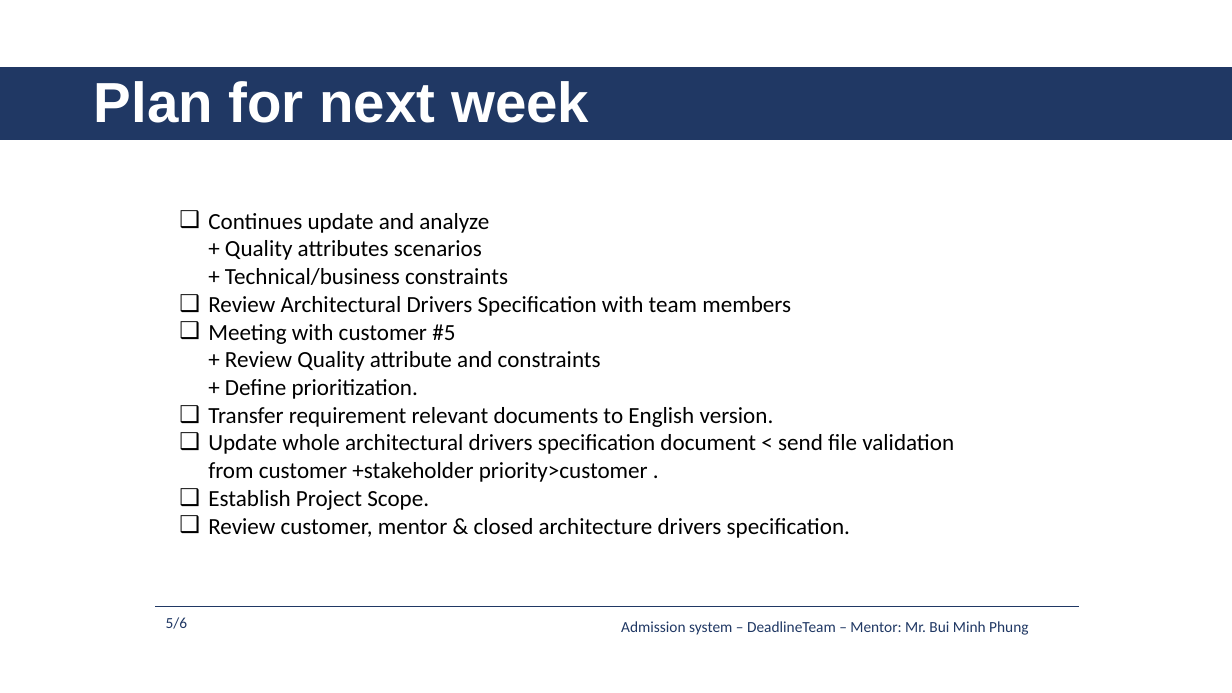
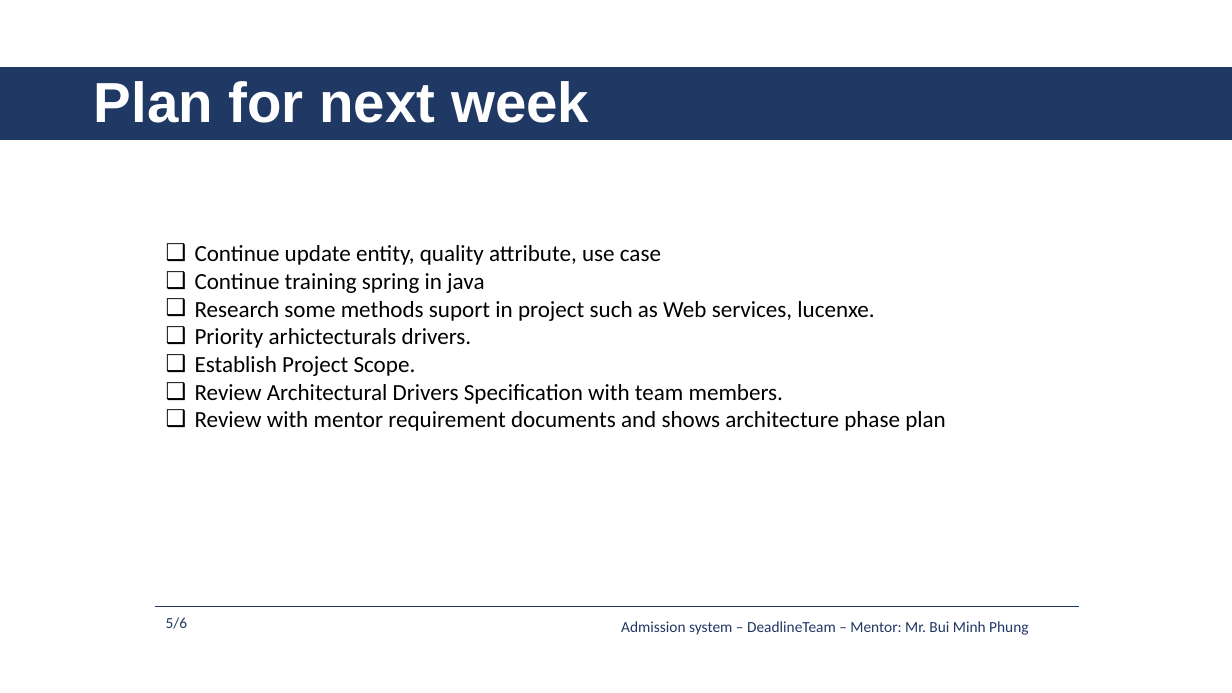
Before and after one commit to daotk/cap-deadline, a slide deck: slide 5 of 9. Presentation/AS_DeadlineTeam_Week8.pptx. Drawn at 1232x693 pixels with LibreOffice and Linux fonts; fonts in the diff are those of the drawing. Boxes give left, top, right and bottom in pixels: in the first picture for what was removed or moved away, otherwise in the second. Text is boxed around its words. In the diff, an @@ line names an element or a change of style, - is before the commit and + after.

```diff
--- a/9. Presentation/AS_DeadlineTeam_Week8.pptx
+++ b/9. Presentation/AS_DeadlineTeam_Week8.pptx
@@ text "Continue update entity, quality attribute, ...": place and size @@
-text "Continue update entity, quality attribute, ..." at box(208, 213, 954, 538)
+text "Continue update entity, quality attribute, ..." at box(195, 245, 946, 431)
@@ text at box(195, 245, 874, 348): text changed @@
-❑ Continues update and analyze
-  + Quality attributes scenarios
-  + Technical/business constraints
-❑ Review Architectural Drivers Specification with team members
-❑ Meeting with customer #5
-  + Review Quality attribute and constraints
-  + Define prioritization.
-❑ Transfer requirement relevant documents to English version.
-❑ Update whole architectural drivers specification document < send file validation
-  from customer +stakeholder priority>customer .
+❑ Continue update entity, quality attribute, use case
+❑ Continue training spring in java
+❑ Research some methods suport in project such as Web services, lucenxe.
+❑ Priority arhictecturals drivers.
@@ text at box(195, 384, 946, 431): text changed @@
-❑ Review customer, mentor & closed architecture drivers specification.
+❑ Review Architectural Drivers Specification with team members.
+❑ Review with mentor requirement documents and shows architecture phase plan
```
Also in this commit, not shown: 1 other slide changed.
